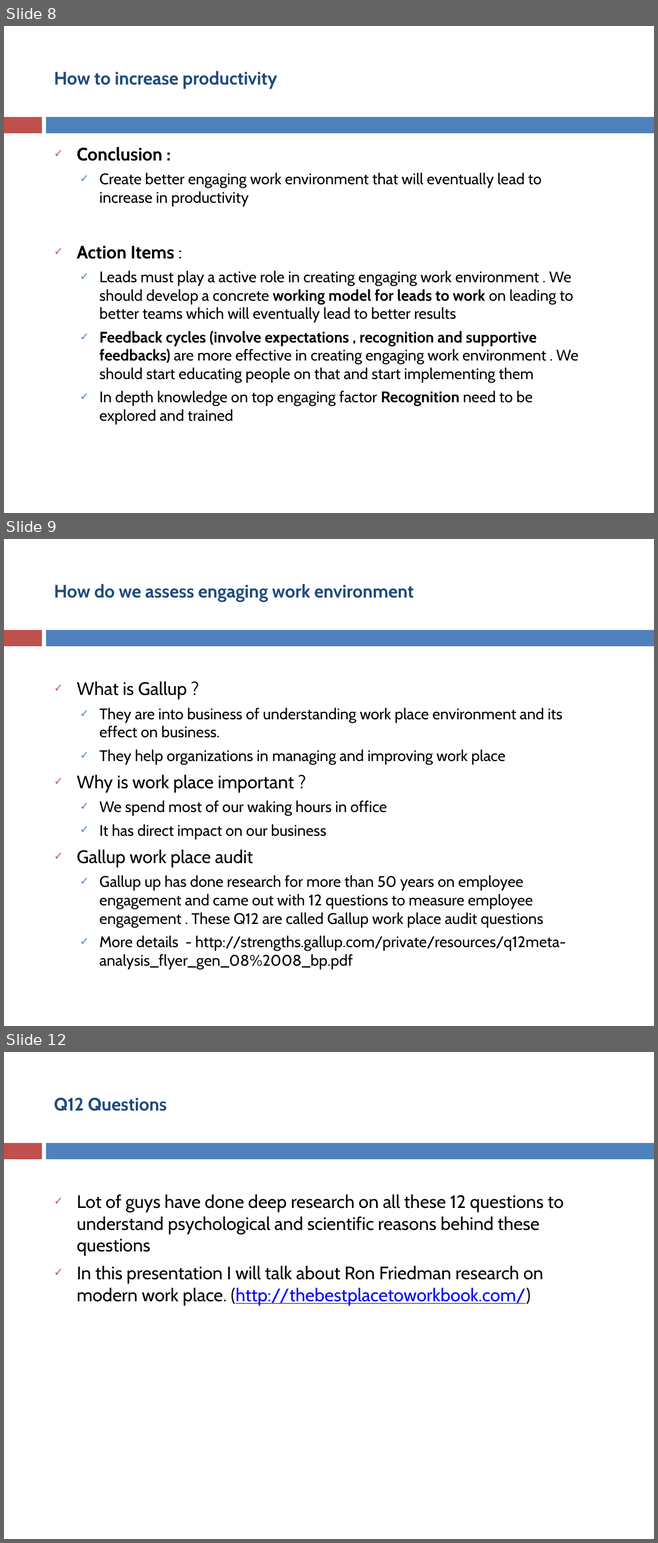
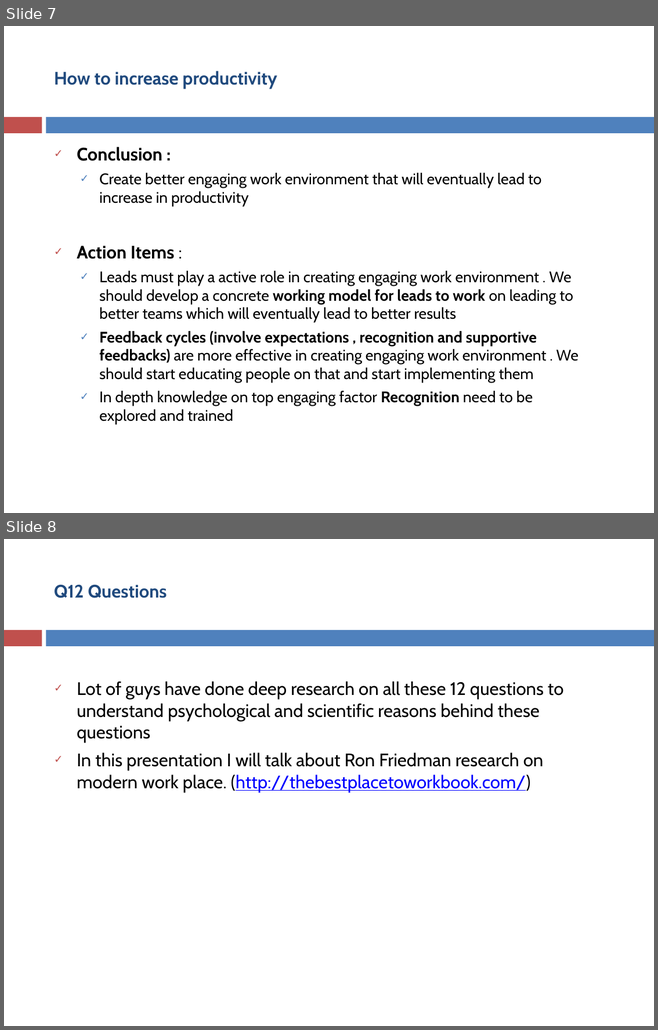
Before and after one commit to asakala/notes, a slide deck: Prokarma/Magnetic Work Environment.pptx. Shown one above the other, each under a label of ours: slides 8, 9 and 12 before the commit, slides 7 and 8 after it; the slides between them are not shown. The pictures are 658x1543 and 658x1030 pixels, drawn with LibreOffice and Linux fonts; fonts in the diff are those of the drawing. Boxes give left, top, right and bottom in pixels: in the first picture for what was removed or moved away, otherwise in the second. Text is boxed around its words. In the diff, an @@ line names an element or a change of style, - is before the commit and + after.

```diff
--- a/Prokarma/Magnetic Work Environment.pptx
+++ b/Prokarma/Magnetic Work Environment.pptx
@@ slide 9 removed at box(4, 539, 654, 1026), background #FFFFFF; not listed: 2 template elements that a slide beside it also shows @@
@@ title removed at box(54, 584, 414, 602) @@
-How do we assess engaging work environment
@@ text removed at box(76, 681, 566, 969) @@
-✓ What is Gallup ?
-  ✓ They are into business of understanding work place environment and its effect on business.
-  ✓ They help organizations in managing and improving work place
-✓ Why is work place important ?
-  ✓ We spend most of our waking hours in office
-  ✓ It has direct impact on our business
-✓ Gallup work place audit
-  ✓ Gallup up has done research for more than 50 years on employee engagement and came out with 12 questions to measure employee engagement . These Q12 are called Gallup work place audit questions
-  ✓ More details - http://strengths.gallup.com/private/resources/q12meta-analysis_flyer_gen_08%2008_bp.pdf
@@ what was slide 8 is now slide 7 @@
@@ what was slide 12 is now slide 8 @@
```
Also in this commit, not shown: 1 slide changed, 4 other slides removed, 16 other files.
